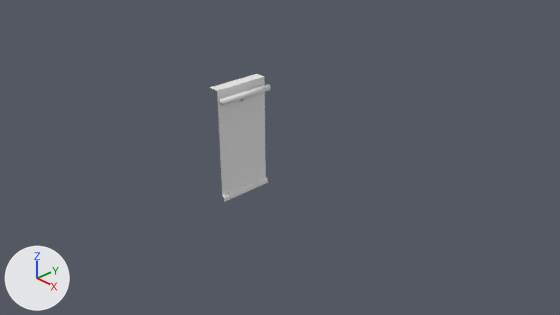
The Blender file game/materials/models/amb/walls/wall_with_railing/wall_with_railing.blend, before and after one commit.
Camera for both pictures: the file's camera 'Camera'. Every picture has the same lights, and +X, +Y and +Z are marked at lower left.

Script lines for the objects in view, before the commit:
```python
me_cylinder_011 = bpy.data.meshes.new('Cylinder.011')
me_cylinder_011.from_pydata(...)  # 92 vertices, 57 faces; spans x 0.0..0.35, y -1.0..0.0, z 0.0..2.0
me_cylinder_011.materials.append(mat_bake)  # its picture is missing
# before: 80 (0.2, 0.0, 2.0) at pixel (264, 76), 81 (0.2, -1.0, 2.0) at pixel (217, 90), 82 (0.2, -1.0, 0.09) at pixel (222, 196), 83 (0.2, 0.0, 0.09) at pixel (265, 177), 84 (0.25, -1.0, 0.0) at pixel (224, 201)
# before: 85 (0.25, 0.0, 0.0) at pixel (267, 182), 86 (0.25, -1.0, 0.07) at pixel (224, 198), 87 (0.23, -1.0, 0.09) at pixel (223, 196), 88 (0.23, 0.0, 0.09) at pixel (266, 177), 89 (0.25, 0.0, 0.07) at pixel (267, 179)
# before: 90 (0.0, -1.0, 2.0) at pixel (209, 87), 91 (0.0, 0.0, 2.0) at pixel (256, 73)
ob_baked = bpy.data.objects.new('Baked', me_cylinder_011)
ob_baked.location = (0.0, 0.0, 0.0)
```
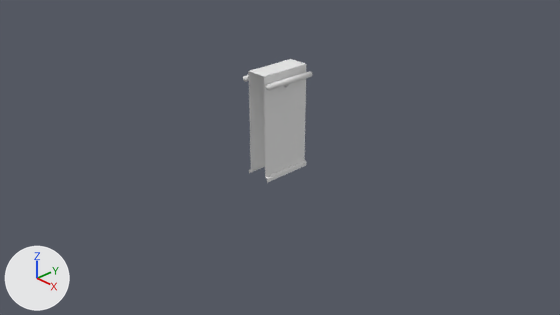
The newer file is also turned or shifted as a whole; pictures and numbers use the older file's frame.

Where the change shows, as pixel boxes (x1, y1, x2, y2) in the pictures (560 x 315 px; the box of a moved part takes in the faces that stretch with it):
'Baked', reshaped (13% wider): before (210, 74, 271, 202); after (243, 59, 312, 183)
part 1 of me_cylinder_011, moved or reshaped: before (220, 84, 271, 105); after (266, 71, 312, 90)
part 2 of me_cylinder_011, added: after (248, 59, 306, 183)
part 3 of me_cylinder_011, deleted: before (210, 74, 268, 202)

Patch to the scene script:
```diff
--- a/game/materials/models/amb/walls/wall_with_railing/wall_with_railing.blend.py
+++ b/game/materials/models/amb/walls/wall_with_railing/wall_with_railing.blend.py
@@ me_cylinder_011 @@
 # used by ob_baked; location = (0.0, 0.0, 0.0)
 # verts and faces of me_cylinder_011; kept vertices keep their numbers, new ones are numbered from 92
-me_cylinder_011.from_pydata(...)  # 92 vertices, 57 faces; spans x 0.0..0.35, y -1.0..0.0, z 0.0..2.0
+me_cylinder_011.from_pydata(...)  # 180 vertices, 113 faces; spans x -0.35..0.35, y -0.01..1.0, z 0.0..2.0
+# me_cylinder_011 part 1: the loose piece of 32 vertices spanning x 0.25..0.35, y -1.0..0.0, z 1.78..1.89 is moved by (0.0, 0.99, 0.0)
+# me_cylinder_011 part 2: a new loose piece of 20 vertices spanning x -0.25..0.25, y -0.01..1.0, z 0.0..2.0, in mat_bake (its picture is missing)
+# me_cylinder_011 part 3
+delete_vertices([*range(80, 92)])  # with the faces that use them
 me_cylinder_011.materials.append(mat_bake)
```
